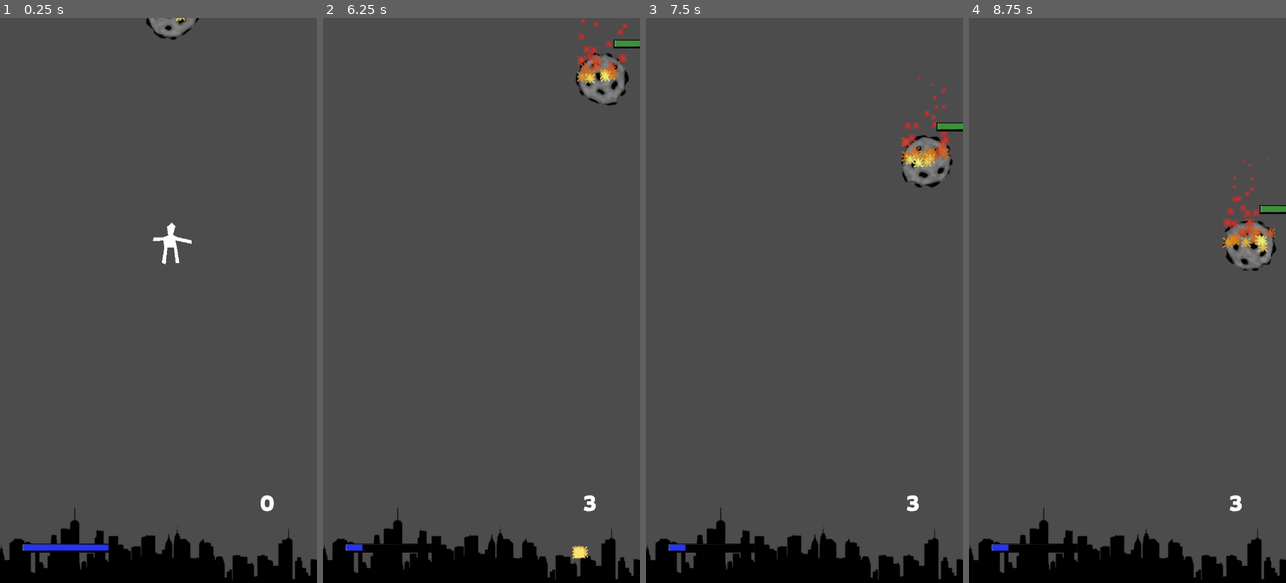
Above: before the commit, frames 1-4 (left to right).
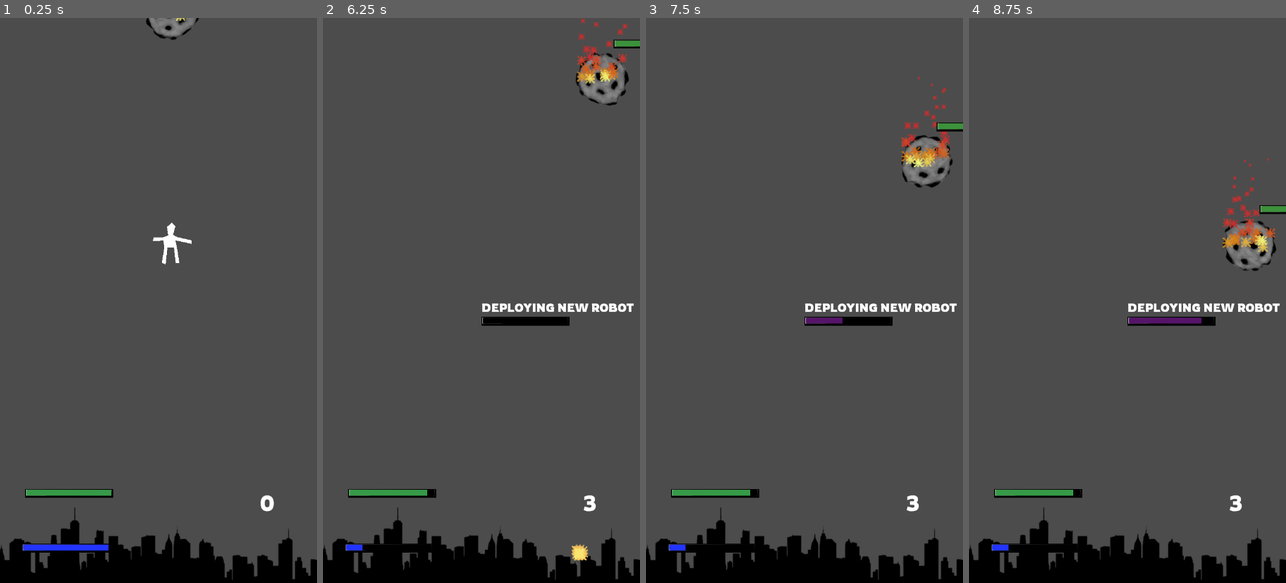
Above: after the commit, the same moments.

Repository: algch/ladrillos
Game: Godot game, scene res://main.tscn
Same seed, same stepped clock (60 frames per second), same inputs: the game is played once before the commit and once after it.
Inputs (mouse positions are in pixels of both pictures, inside the frame that each line leads up to):
- Up to frame 1 (0.25 s): no input
- Up to frame 2 (6.25 s): move the mouse to (465, 413) at 0.52 s; press the mouse at (465, 413) at 0.53 s; move the mouse to (576, 385) at 1.27 s; release the mouse at (576, 385) at 1.28 s; click (576, 385) at 1.35 s; move the mouse to (386, 215) at 2.02 s; press the mouse at (386, 215) at 2.03 s; move the mouse to (497, 300) at 2.77 s; release the mouse at (497, 300) at 2.78 s; click (497, 300) at 2.85 s; move the mouse to (433, 159) at 3.52 s; press the mouse at (433, 159) at 3.53 s; move the mouse to (551, 272) at 4.27 s; release the mouse at (551, 272) at 4.28 s; click (551, 272) at 4.35 s; move the mouse to (418, 328) at 5.02 s; press the mouse at (418, 328) at 5.03 s; move the mouse to (513, 176) at 5.77 s; release the mouse at (513, 176) at 5.78 s; click (513, 176) at 5.85 s
- Up to frame 3 (7.5 s): move the mouse to (788, 413) at 6.52 s; press the mouse at (788, 413) at 6.53 s; move the mouse to (899, 385) at 7.27 s; release the mouse at (899, 385) at 7.28 s; click (899, 385) at 7.35 s
- Up to frame 4 (8.75 s): move the mouse to (1032, 215) at 8.02 s; press the mouse at (1032, 215) at 8.03 s

The runs differ from the first frame. In frame 1, 0.4% of the frame differs, in the area x 8-36%, y 83-85%; in frame 2, 1.4%, in the area x 8-98%, y 50-96%; in frame 3, 1.4%; in frame 4, 1.4%.

Commit message:
added deploy function

Diff:
--- a/brick.gd
+++ b/brick.gd
@@ -27,13 +27,16 @@
 			health = max_health
 			score = 5
 
+func destroy():
+	var explosion = explosion_class.instance()
+	explosion.position = position
+	get_parent().add_child(explosion)
+	get_parent().increment_score(score)
+	queue_free()
+
 func check_health():
 	if health <= 0:
-		var explosion = explosion_class.instance()
-		explosion.position = position
-		get_parent().add_child(explosion)
-		get_parent().increment_score(score)
-		queue_free()
+		destroy()
 
 func handle_collision(bounce_dir, bounce_speed):
 	dir = bounce_dir
--- /dev/null
+++ b/deployer.gd
@@ -0,0 +1,17 @@
+extends Node2D
+
+var player_class = preload("res://player.tscn")
+export(float) var deploy_time = 3
+
+func _ready():
+	$tween.interpolate_property($container/bar, "value", 0, 100, deploy_time)
+	$tween.start()
+	$deployTimer.set_wait_time(deploy_time)
+	$deployTimer.start()
+
+
+func _on_deployTimer_timeout():
+	var player = player_class.instance()
+	player.position = position
+	get_parent().add_child(player)
+	queue_free()
--- /dev/null
+++ b/deployer.tscn
@@ -0,0 +1,48 @@
+[gd_scene load_steps=7 format=2]
+
+[ext_resource path="res://sprites/health_bar_under.png" type="Texture" id=1]
+[ext_resource path="res://sprites/health_bar_progress.png" type="Texture" id=2]
+[ext_resource path="res://sprites/health_bar_over.png" type="Texture" id=3]
+[ext_resource path="res://deployer.gd" type="Script" id=4]
+[ext_resource path="res://fonts/Rowdies-Bold.ttf" type="DynamicFontData" id=5]
+
+[sub_resource type="DynamicFont" id=1]
+size = 26
+font_data = ExtResource( 5 )
+
+[node name="deployer" type="Node2D"]
+script = ExtResource( 4 )
+
+[node name="container" type="VBoxContainer" parent="."]
+margin_right = 40.0
+margin_bottom = 40.0
+__meta__ = {
+"_edit_use_anchors_": false
+}
+
+[node name="Label" type="Label" parent="container"]
+margin_right = 346.0
+margin_bottom = 33.0
+custom_fonts/font = SubResource( 1 )
+text = "DEPLOYING NEW ROBOT"
+__meta__ = {
+"_edit_use_anchors_": false
+}
+
+[node name="bar" type="TextureProgress" parent="container"]
+margin_top = 37.0
+margin_right = 346.0
+margin_bottom = 57.0
+texture_under = ExtResource( 1 )
+texture_over = ExtResource( 3 )
+texture_progress = ExtResource( 2 )
+tint_progress = Color( 0.341176, 0.0823529, 0.415686, 1 )
+__meta__ = {
+"_edit_use_anchors_": false
+}
+
+[node name="tween" type="Tween" parent="."]
+
+[node name="deployTimer" type="Timer" parent="."]
+wait_time = 3.0
+[connection signal="timeout" from="deployTimer" to="." method="_on_deployTimer_timeout"]
--- a/main.gd
+++ b/main.gd
@@ -1,9 +1,11 @@
 extends Node2D
 
 var expolsion_class = preload("res://explosion.tscn")
+var deployer_class = preload("res://deployer.tscn")
 
 var dir = Vector2()
 var score = 0
+var city_health = 100
 
 func _ready():
 	randomize()
@@ -16,7 +18,16 @@
 	var explosion = expolsion_class.instance()
 	explosion.position = body.position
 	get_parent().add_child(explosion)
-	body.queue_free()
+	# TODO get damage from body
+	city_health -= 10
+	$cityHealth.value = city_health
+
+	body.destroy()
+
+func deploy_new_player():
+	var deployer = deployer_class.instance()
+	deployer.position = Vector2(360, 640)
+	add_child(deployer)
 
 func spawn():
 	var spawners = get_tree().get_nodes_in_group("spawners")
--- a/main.tscn
+++ b/main.tscn
@@ -97,6 +97,20 @@
 "_edit_use_anchors_": false
 }
 
+[node name="cityHealth" type="TextureProgress" parent="."]
+margin_left = 57.1465
+margin_top = 1066.73
+margin_right = 97.1465
+margin_bottom = 1106.73
+value = 100.0
+texture_under = ExtResource( 9 )
+texture_over = ExtResource( 8 )
+texture_progress = ExtResource( 7 )
+tint_progress = Color( 0.215686, 0.607843, 0.286275, 1 )
+__meta__ = {
+"_edit_use_anchors_": false
+}
+
 [node name="scoreLbl" type="Label" parent="."]
 margin_left = 590.333
 margin_top = 1066.79
--- a/player.gd
+++ b/player.gd
@@ -1,6 +1,7 @@
 extends KinematicBody2D
 
 var bullet_class = preload("res://bullet.tscn")
+var explosion_class = preload("res://explosion.tscn")
 
 signal player_shooted
 
@@ -61,6 +62,13 @@
 
 func _ready():
 	connect("player_shooted", get_parent(), "_on_player_shooted")
+
+func destroy():
+	var explosion = explosion_class.instance()
+	explosion.position = position
+	get_parent().add_child(explosion)
+	get_parent().deploy_new_player()
+	queue_free()
 
 func _input(event):
 	# is idle ?
--- a/player.tscn
+++ b/player.tscn
@@ -5,7 +5,9 @@
 [sub_resource type="CircleShape2D" id=1]
 radius = 50.0
 
-[node name="player" type="KinematicBody2D"]
+[node name="player" type="KinematicBody2D" groups=[
+"player",
+]]
 collision_layer = 3
 script = ExtResource( 1 )
 
